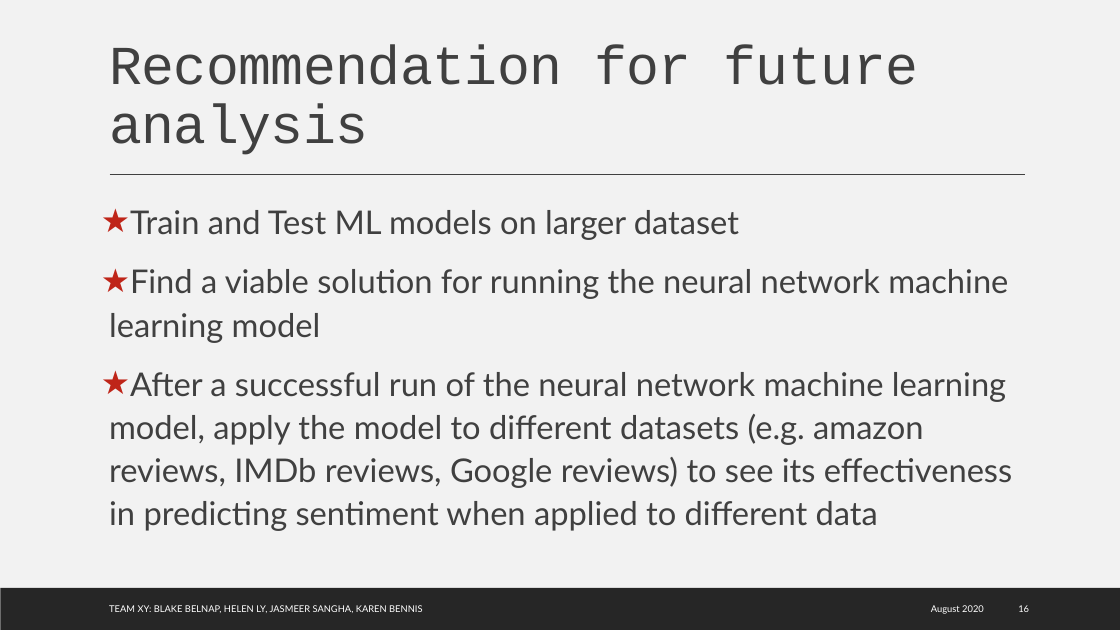
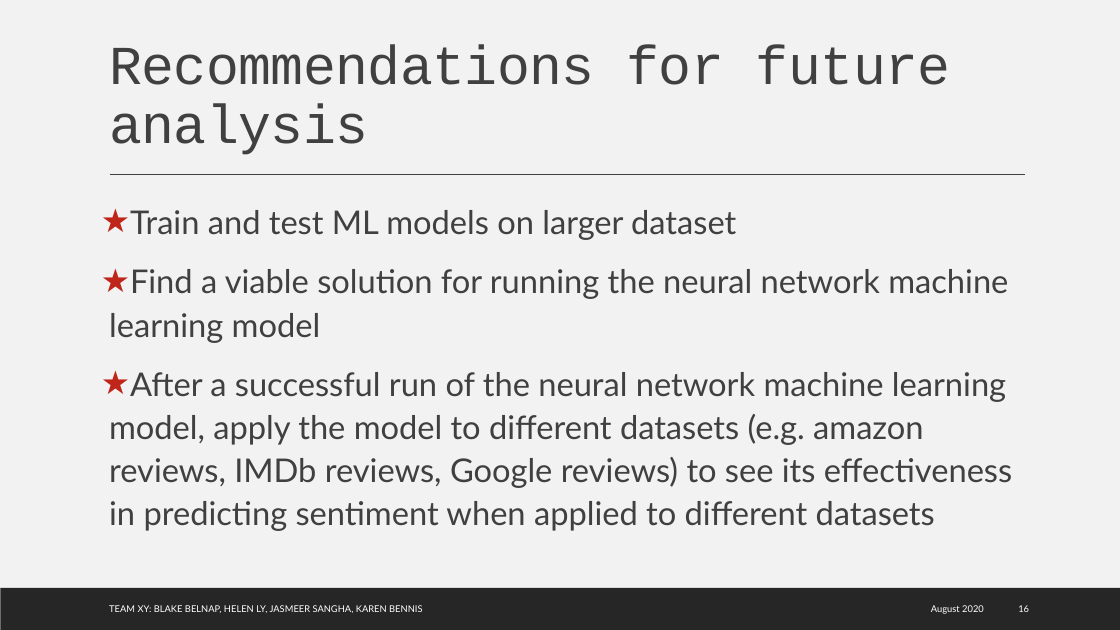
Before and after one commit to karenbennis/Xy, a slide deck: slide 16 of Team Xy Presentation.pptx. Drawn at 1120x630 pixels with LibreOffice and Linux fonts; fonts in the diff are those of the drawing; background and template pictures are left out. Boxes give left, top, right and bottom in pixels: in the first picture for what was removed or moved away, otherwise in the second. Text is boxed around its words. In the diff, an @@ line names an element or a change of style, - is before the commit and + after.

```diff
--- a/Team Xy Presentation.pptx
+++ b/Team Xy Presentation.pptx
@@ title at <box>109,45,951,155</box>: text changed @@
-Recommendation for future analysis
+Recommendations for future analysis
@@ text at <box>130,210,736,240</box>: text changed @@
-★ Train and Test ML models on larger dataset
+★ Train and test ML models on larger dataset
@@ text at <box>109,372,1012,531</box>: text changed @@
-★ After a successful run of the neural network machine learning model, apply the model to different datasets (e.g. amazon reviews, IMDb reviews, Google reviews) to see its effectiveness in predicting sentiment when applied to different data
+★ After a successful run of the neural network machine learning model, apply the model to different datasets (e.g. amazon reviews, IMDb reviews, Google reviews) to see its effectiveness in predicting sentiment when applied to different datasets
```
Also in this commit, not shown: 6 other slides changed, 1 other file.
